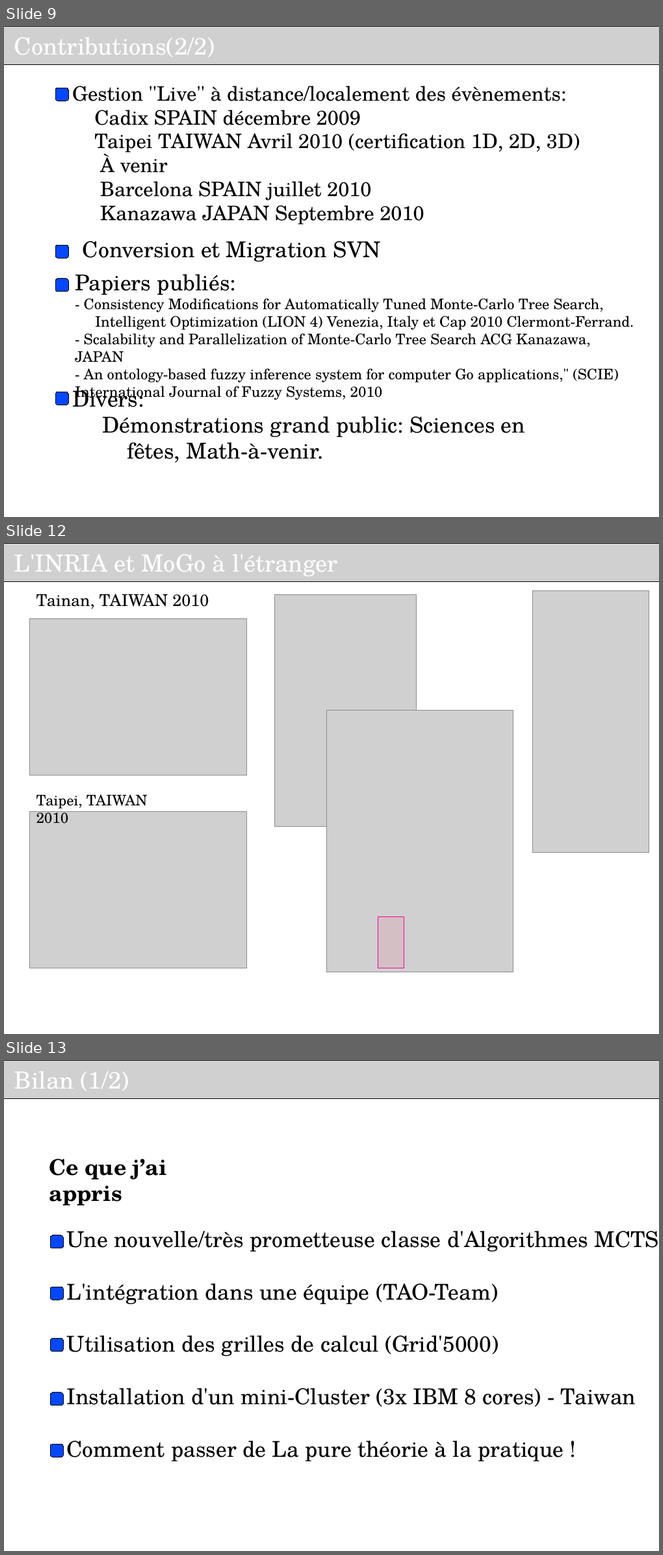
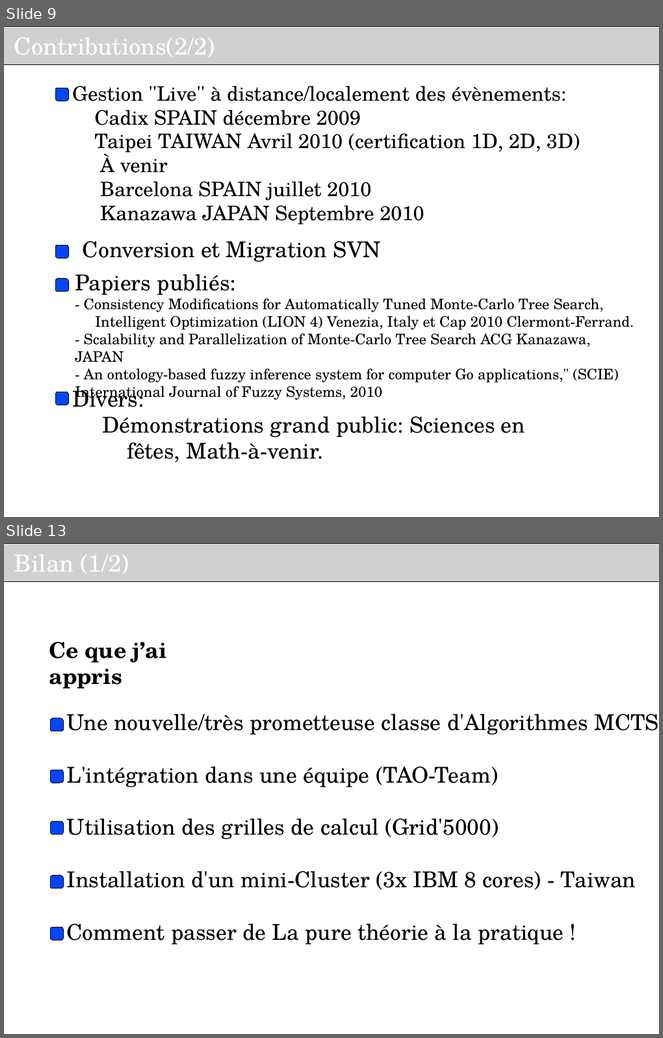
Before and after one commit to haspeleo/Android-Dev, a slide deck: MCTS/Soutenance_INRIA_V2.odp. Shown one above the other, each under a label of ours: slides 9, 12 and 13 before the commit, slides 9 and 13 after it; the slides between them are not shown. The pictures are 663x1555 and 663x1038 pixels, drawn with LibreOffice and Linux fonts; fonts in the diff are those of the drawing; grey boxes stand for pictures; background and template pictures are left out. Boxes give left, top, right and bottom in pixels: in the first picture for what was removed or moved away, otherwise in the second. Text is boxed around its words. In the diff, an @@ line names an element or a change of style, - is before the commit and + after.

```diff
--- a/MCTS/Soutenance_INRIA_V2.odp
+++ b/MCTS/Soutenance_INRIA_V2.odp
@@ slide 12 removed at (x1=4, y1=543, x2=659, y2=1034), background #FFFFFF @@
@@ picture removed at (x1=4, y1=543, x2=659, y2=581) @@
-L'INRIA et MoGo à l'étranger
@@ text removed at (x1=36, y1=594, x2=209, y2=609) @@
-Tainan, TAIWAN 2010
@@ picture removed at (x1=274, y1=595, x2=417, y2=826) @@
@@ picture removed at (x1=532, y1=591, x2=649, y2=853) @@
@@ picture removed at (x1=29, y1=618, x2=246, y2=775) @@
@@ picture removed at (x1=326, y1=711, x2=513, y2=973) @@
@@ text removed at (x1=36, y1=795, x2=148, y2=824) @@
-Taipei, TAIWAN 2010
@@ picture removed at (x1=29, y1=811, x2=246, y2=968) @@
@@ rectangle removed at (x1=378, y1=917, x2=404, y2=969) @@
```
Also in this commit, not shown: 3 slides changed, 1 slide added.
